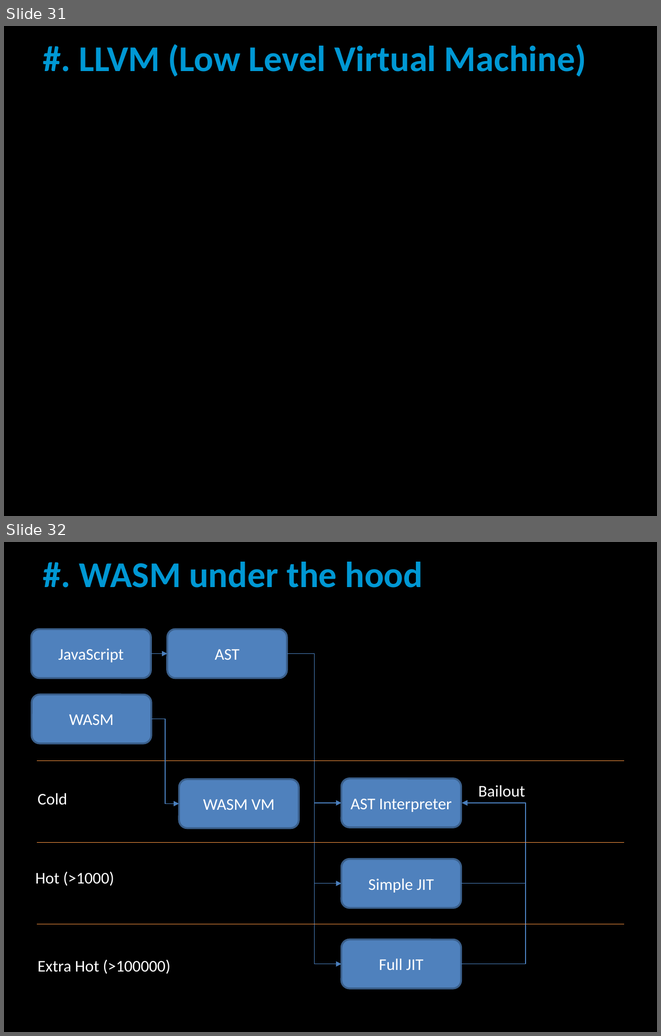
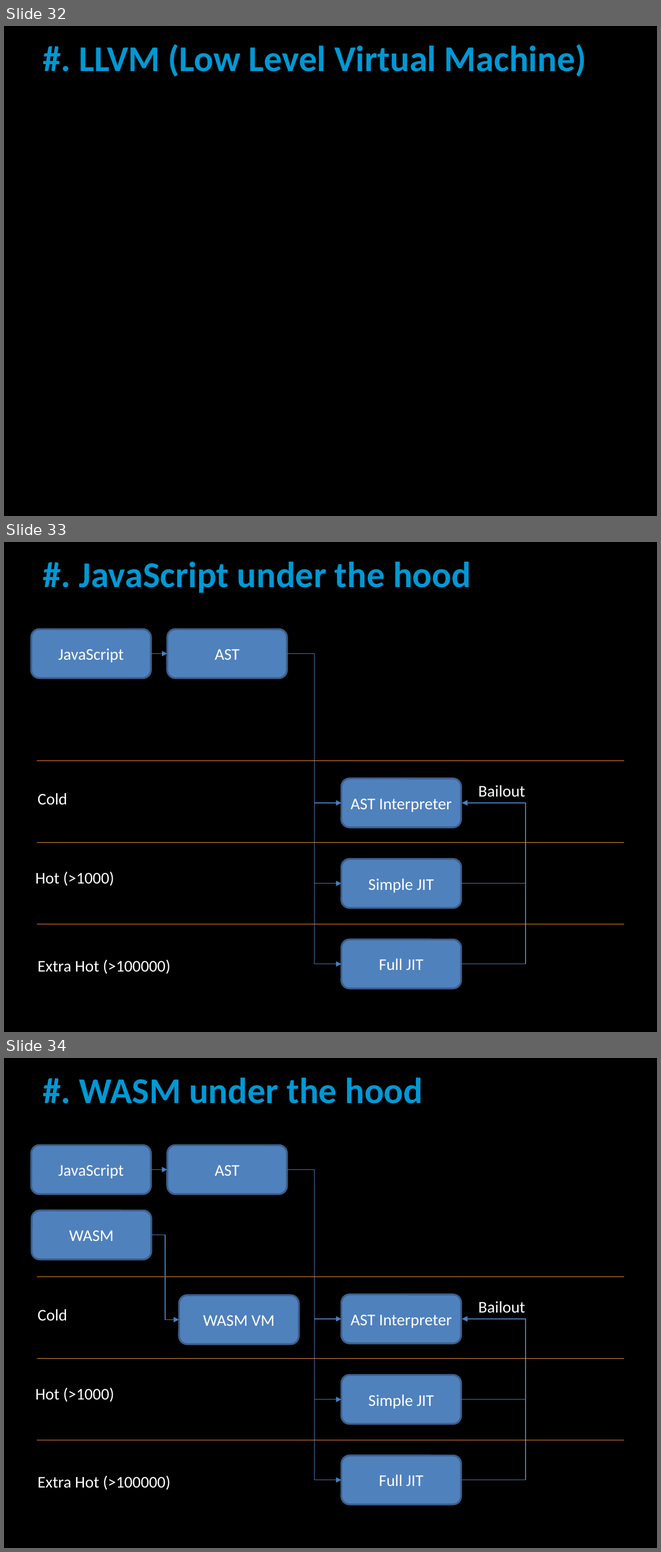
Before and after one commit to liamcarter111/Lectures, a slide deck: Imperial_College_29-01-2020/Presentation.pptx. Shown one above the other, each under a label of ours: slides 31 and 32 before the commit, slides 32, 33 and 34 after it. The pictures are 661x1036 and 661x1552 pixels, drawn with LibreOffice and Linux fonts; fonts in the diff are those of the drawing. Boxes give left, top, right and bottom in pixels: in the first picture for what was removed or moved away, otherwise in the second. Text is boxed around its words. In the diff, an @@ line names an element or a change of style, - is before the commit and + after.

```diff
--- a/Imperial_College_29-01-2020/Presentation.pptx
+++ b/Imperial_College_29-01-2020/Presentation.pptx
@@ slide 33 added at box(4, 542, 657, 1032), background #000000; not listed: 1 template element that a slide beside it also shows @@
@@ title added at box(79, 562, 471, 593), 40 pt, text #0098D4, bold @@
+#. JavaScript under the hood
@@ rounded rectangle added at box(32, 629, 151, 678), fill #4F81BD, outline #3A5F8C 2 pt, 18 pt, text #FFFFFF @@
+JavaScript
@@ rounded rectangle added at box(167, 629, 286, 678), fill #4F81BD, outline #3A5F8C 2 pt, 18 pt, text #FFFFFF @@
+AST
@@ arrow added from (151, 654) to (167, 654), #4B7EBC 0.75 pt @@
@@ elbow arrow added from (286, 654) to (342, 803), #4B7EBC 0.75 pt @@
@@ elbow arrow added from (286, 654) to (342, 883), #4B7EBC 0.75 pt @@
@@ elbow arrow added from (286, 654) to (342, 964), #4B7EBC 0.75 pt @@
@@ line added from (37, 761) to (624, 761), #F69240 0.75 pt @@
@@ rounded rectangle added at box(342, 778, 461, 827), fill #4F81BD, outline #3A5F8C 2 pt, 18 pt, text #FFFFFF @@
+AST Interpreter
@@ text added at box(37, 793, 67, 805), 18 pt, text #FFFFFF @@
+Cold
@@ text added at box(478, 785, 525, 797), 18 pt, text #FFFFFF @@
+Bailout
@@ elbow arrow added from (461, 883) to (462, 803), #4B7EBC 0.75 pt @@
@@ elbow arrow added from (461, 964) to (462, 803), #4B7EBC 0.75 pt @@
@@ line added from (37, 843) to (624, 843), #F69240 0.75 pt @@
@@ rounded rectangle added at box(342, 859, 461, 908), fill #4F81BD, outline #3A5F8C 2 pt, 18 pt, text #FFFFFF @@
+Simple JIT
@@ text added at box(35, 871, 114, 885), 18 pt, text #FFFFFF @@
+Hot (>1000)
@@ line added from (37, 924) to (624, 924), #F69240 0.75 pt @@
@@ rounded rectangle added at box(342, 939, 461, 988), fill #4F81BD, outline #3A5F8C 2 pt, 18 pt, text #FFFFFF @@
+Full JIT
@@ text added at box(37, 959, 171, 973), 18 pt, text #FFFFFF @@
+Extra Hot (>100000)
@@ what was slide 31 is now slide 32 @@
@@ what was slide 32 is now slide 34 @@
```
Also in this commit, not shown: 2 other slides added, 1 slide removed.
